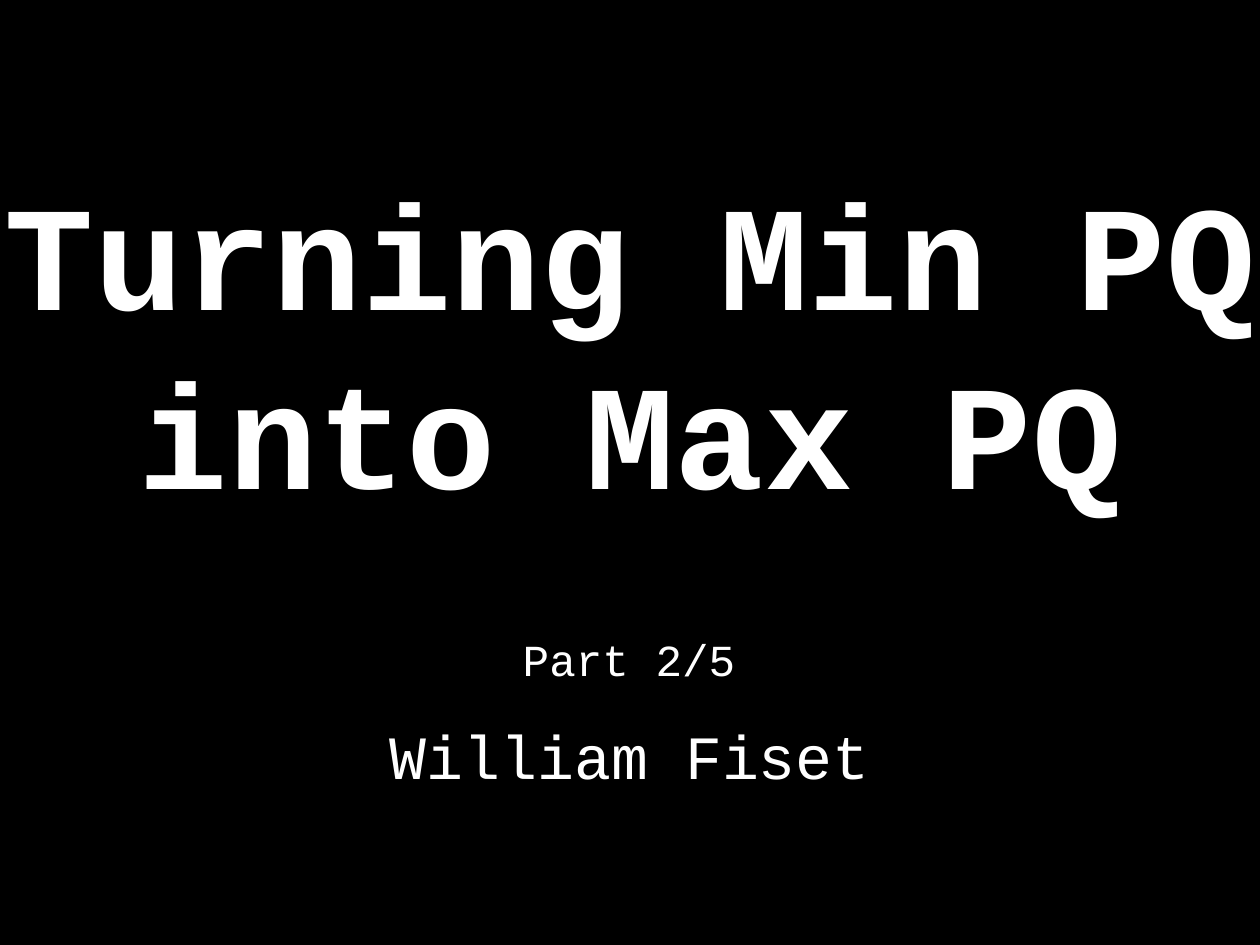
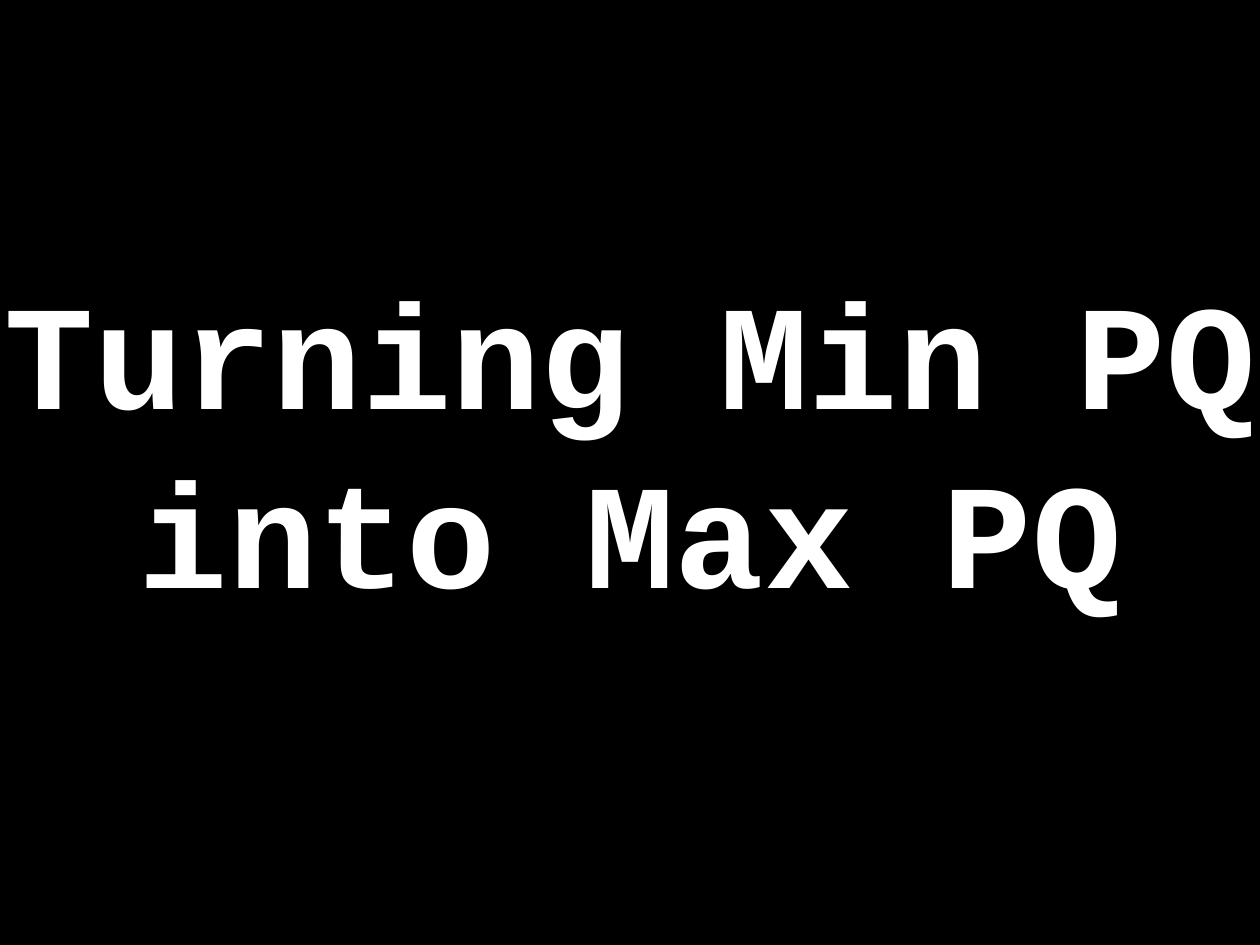
Before and after one commit to williamfiset/DEPRECATED-data-structures, a slide deck: slide 40 of PriorityQueue/presentation/PriorityQueue.pptx (slide 41 before the commit). Drawn at 1260x945 pixels with LibreOffice and Linux fonts; fonts in the diff are those of the drawing. Boxes give left, top, right and bottom in pixels: in the first picture for what was removed or moved away, otherwise in the second. Text is boxed around its words. In the diff, an @@ line names an element or a change of style, - is before the commit and + after.

```diff
--- a/PriorityQueue/presentation/PriorityQueue.pptx
+++ b/PriorityQueue/presentation/PriorityQueue.pptx
@@ title "Turning Min PQ": place and size @@
-title "Turning Min PQ" at <box>5,203,1256,519</box>
+title "Turning Min PQ" at <box>5,302,1256,618</box>
@@ text removed at <box>523,644,736,677</box> @@
-Part 2/5
@@ text removed at <box>390,735,870,780</box> @@
-William Fiset
```
Also in this commit, not shown: 3 other slides changed, 1 slide added, 7 slides removed, 2 other files.
